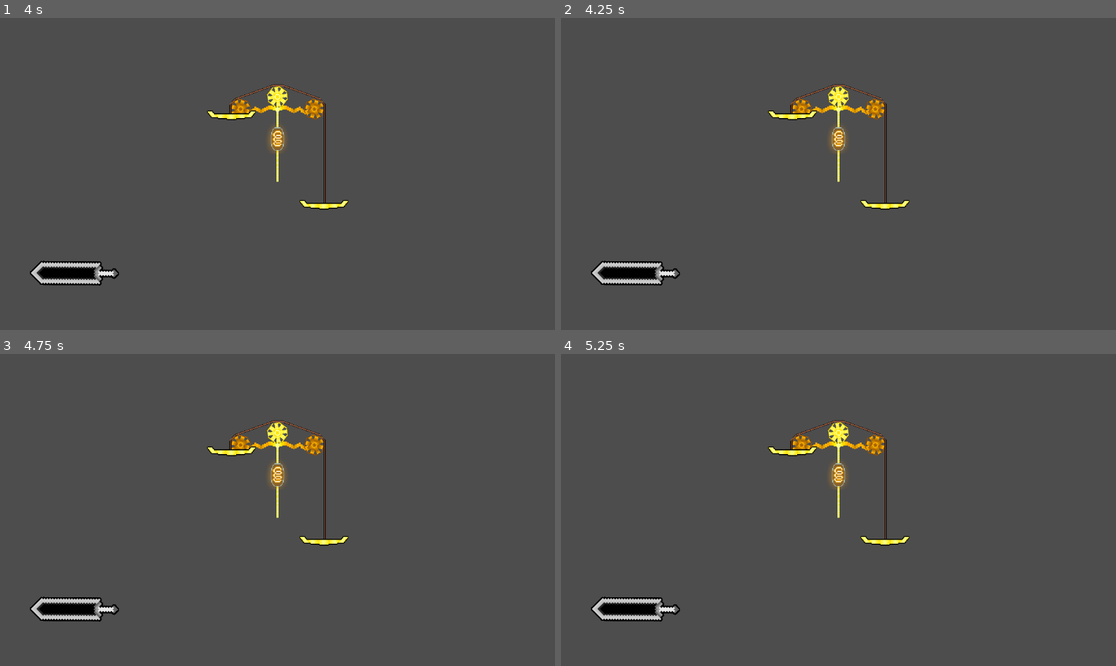
Above: before the commit, frames 1-4 (two rows, left to right).
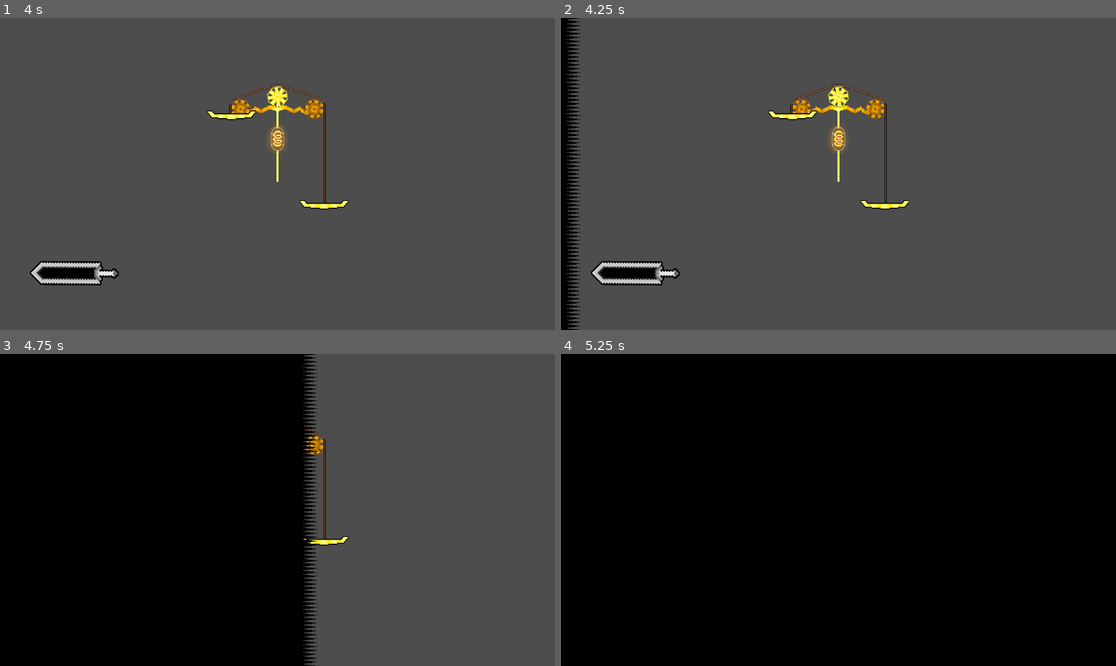
Above: after the commit, the same moments.

Repository: AlexYam94/GameOff_2023_Scale
Game: Godot game, scene res://Scenes/BaseScene.tscn
Same seed, same stepped clock (60 frames per second), same inputs: the game is played once before the commit and once after it. The engine's default icon, where the game draws it, is replaced by a stand-in: a white triangle on a blue panel in a dark square.
Inputs (mouse positions are in pixels of both pictures, inside the frame that each line leads up to):
- Up to frame 1 (4 s): drag from (321, 99) to (233, 158) at 0.52 s; drag from (327, 111) to (233, 149) at 1.27 s; move the mouse to (72, 273) at 2.02 s; click (72, 273) at 2.17 s; drag from (249, 236) to (111, 127) at 2.77 s; tap Enter at 3.5 s; move the mouse to (444, 220) at 3.52 s; click (444, 220) at 3.67 s
- Up to frame 2 (4.25 s): tap F1 (Load Next Leve) at 4.15 s
- Up to frame 3 (4.75 s): drag from (111, 463) to (194, 432) at 4.27 s
- Up to frame 4 (5.25 s): move the mouse to (866, 510) at 5.02 s; click (866, 510) at 5.17 s

Frame 1 is identical in both runs. In frame 2, 2.4% of the frame differs, in the area x 0-4%, y 0-100%; in frame 3, 55%; in frame 4, 99%, in the area x 0-100%, y 0-100%.

Commit message:
Add wait time after fade in

Diff:
--- a/Materials/SawTransitionMaterial.tres
+++ b/Materials/SawTransitionMaterial.tres
@@ -11,5 +11,5 @@
 shader_parameter/saw_b_scale = 0.5
 shader_parameter/uv_scale = Vector2(1, 8)
 shader_parameter/color = Color(0, 0, 0, 1)
-shader_parameter/fadeValue = 0.045
+shader_parameter/fadeValue = 0.06
 shader_parameter/left = -1.0
--- a/Scenes/BaseScene.tscn
+++ b/Scenes/BaseScene.tscn
@@ -25,8 +25,8 @@
 fadeSprite = NodePath("../FadeInFadeOut")
 
 [node name="FadeInFadeOut" type="Sprite2D" parent="."]
-position = Vector2(-1.66893e-06, -7.15256e-07)
-scale = Vector2(0.225, 0.126563)
+position = Vector2(10.5, -7.15256e-07)
+scale = Vector2(0.241406, 0.126563)
 texture = ExtResource("7_p3dvf")
 
 [node name="Camera2D" type="Camera2D" parent="."]
--- a/Scripts/LevelLoader.gd
+++ b/Scripts/LevelLoader.gd
@@ -5,11 +5,13 @@
 @export var fadeMat : Array[ShaderMaterial]
 @export var fadeSprite : Sprite2D
 @export var fadeTime : float = 1
+@export var waitTimeBeforeFadeOut : float = 1
 
 var currentLevelNode : Node2D
 
 var currentLevelIdx : int = 0
 var fadeTimeCounter : float
+var waitTimeBeforeFadeOutCounter : float
 var shouldFade : bool
 var isFadeIn : bool
 var fadeMaterial : ShaderMaterial
@@ -28,14 +30,19 @@
 	pass
 
 func _process(delta):
+	if Input.is_action_pressed("Load Next Leve"):
+		startLoadNextLevel()
 	if not (shouldFade):
 		return
-	if(fadeTimeCounter <= 0 and isFadeIn):
+	if(fadeTimeCounter <= 0 and waitTimeBeforeFadeOutCounter <= 0 and isFadeIn):
 		loadNextLevel()
 		isFadeIn = false
 		fadeTimeCounter = fadeTime
 	elif not isFadeIn and fadeTimeCounter <= 0:
 		shouldFade = false
+
+	if (fadeTimeCounter <= 0 and isFadeIn):
+		waitTimeBeforeFadeOutCounter = max(waitTimeBeforeFadeOutCounter - delta, 0)
 
 	fadeTimeCounter = max(fadeTimeCounter - delta, 0)
 	var fadeValue : float
@@ -57,6 +64,7 @@
 	fadeMaterial = pickFadeMaterial()
 	fadeSprite.material = fadeMaterial
 	fadeTimeCounter = fadeTime
+	waitTimeBeforeFadeOutCounter = waitTimeBeforeFadeOut
 	shouldFade = true
 	isFadeIn = true
 
